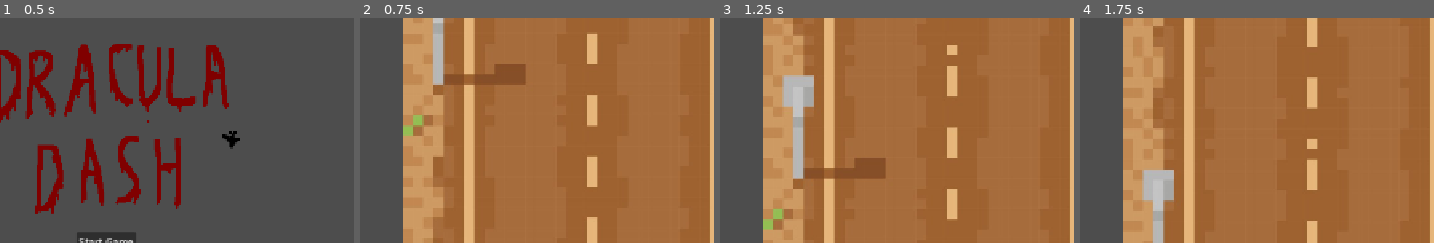
Above: before the commit, frames 1-4 (left to right).
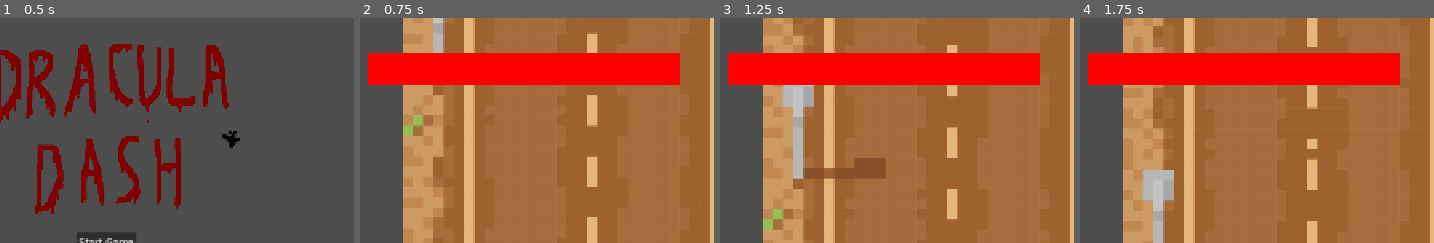
Above: after the commit, the same moments.

Repository: danielcannell/dracula-dash
Game: Godot game, scene res://scenes/title.tscn
The game is run twice, just before and just after one commit, with the same random seed, the same clock (stepped at 60 frames per second) and the same inputs.
Inputs:
- Up to frame 1 (0.5 s): no input
- Up to frame 2 (0.75 s): click "Start Game" at 0.5 s
- Up to frame 3 (1.25 s): no input
- Up to frame 4 (1.75 s): hold Right (turn_right) from 1.28 s (still down)
The pictures show only the part of the screen within x 5-55%, y 0-50%; the shares and areas given below are measured in that part.

Frame 1 is identical in both runs. In frame 2, 13% of the frame differs, in the area x 2-91%, y 15-30%; in frame 3, 13%; in frame 4, 13%.

Commit message:
Add healthbar

Diff:
--- /dev/null
+++ b/scenes/healthbar.gd
@@ -0,0 +1,19 @@
+@tool
+
+extends Control
+
+@export var health := 100.0:
+	set(value):
+		health = value
+		update()
+
+# Called when the node enters the scene tree for the first time.
+func _ready() -> void:
+	pass
+
+func update() -> void:
+	$Foreground.size.x = (self.health / 100.0) * $Background.size.x
+#
+## Called every frame. 'delta' is the elapsed time since the previous frame.
+#func _process(delta: float) -> void:
+	#update()
--- /dev/null
+++ b/scenes/healthbar.tscn
@@ -0,0 +1,28 @@
+[gd_scene format=3 uid="uid://bvmdp7pumjbuj"]
+
+[ext_resource type="Script" uid="uid://558s4pmjx1ra" path="res://scenes/healthbar.gd" id="1_8wl12"]
+
+[node name="Healthbar" type="Control" unique_id=1354114413]
+layout_mode = 3
+anchors_preset = 0
+offset_right = 500.0
+offset_bottom = 50.0
+script = ExtResource("1_8wl12")
+
+[node name="Background" type="ColorRect" parent="." unique_id=917050328]
+layout_mode = 1
+anchors_preset = 15
+anchor_right = 1.0
+anchor_bottom = 1.0
+grow_horizontal = 2
+grow_vertical = 2
+color = Color(0.39, 0, 0, 1)
+
+[node name="Foreground" type="ColorRect" parent="." unique_id=41240]
+layout_mode = 1
+anchors_preset = 15
+anchor_right = 1.0
+anchor_bottom = 1.0
+grow_horizontal = 2
+grow_vertical = 2
+color = Color(1, 0, 0, 1)
--- a/scenes/main.tscn
+++ b/scenes/main.tscn
@@ -1,9 +1,12 @@
 [gd_scene format=3 uid="uid://berrx4qdo4b6r"]
 
+[ext_resource type="Script" uid="uid://nxaaoatubu83" path="res://scenes/main.gd" id="1_0wfyh"]
 [ext_resource type="PackedScene" uid="uid://bttwaix4lnef6" path="res://scenes/dracula.tscn" id="1_o5qli"]
 [ext_resource type="PackedScene" uid="uid://cltc60dk0p1d7" path="res://scenes/road.tscn" id="2_0wfyh"]
+[ext_resource type="PackedScene" uid="uid://bvmdp7pumjbuj" path="res://scenes/healthbar.tscn" id="4_jyhfs"]
 
-[node name="Main" type="Node2D" unique_id=1087361473]
+[node name="Main" type="Node" unique_id=197559345]
+script = ExtResource("1_0wfyh")
 
 [node name="Obstacle" type="Node2D" parent="." unique_id=250525190]
 
@@ -16,3 +19,22 @@
 scale = Vector2(5, 5)
 
 [node name="Camera2D" type="Camera2D" parent="." unique_id=930041559]
+
+[node name="UI" type="Control" parent="." unique_id=734612310]
+layout_mode = 3
+anchors_preset = 15
+anchor_right = 1.0
+anchor_bottom = 1.0
+offset_left = -576.0
+offset_top = -324.0
+offset_right = -576.0
+offset_bottom = -324.0
+grow_horizontal = 2
+grow_vertical = 2
+
+[node name="Healthbar" parent="UI" unique_id=1354114413 instance=ExtResource("4_jyhfs")]
+layout_mode = 0
+offset_left = 20.0
+offset_top = 20.0
+offset_right = 520.0
+offset_bottom = 70.0
Not shown, added: scenes/healthbar.gd.uid
